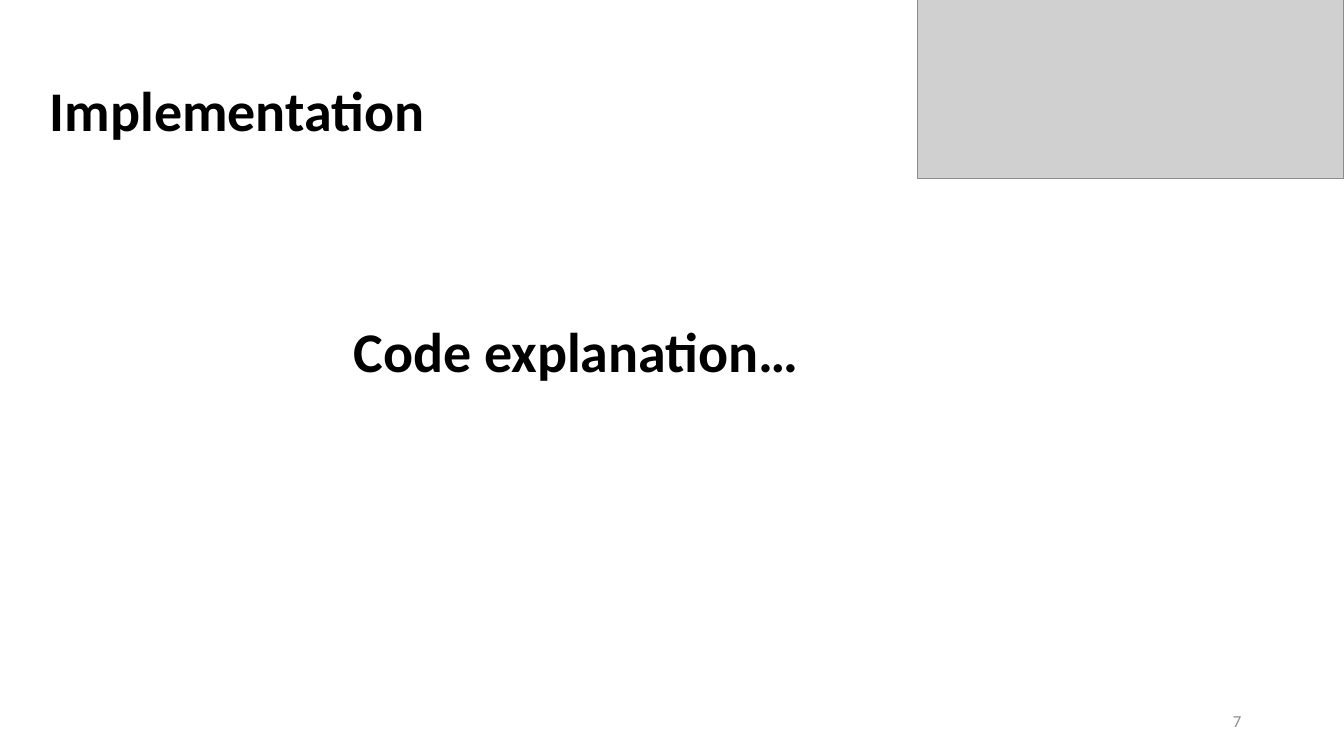
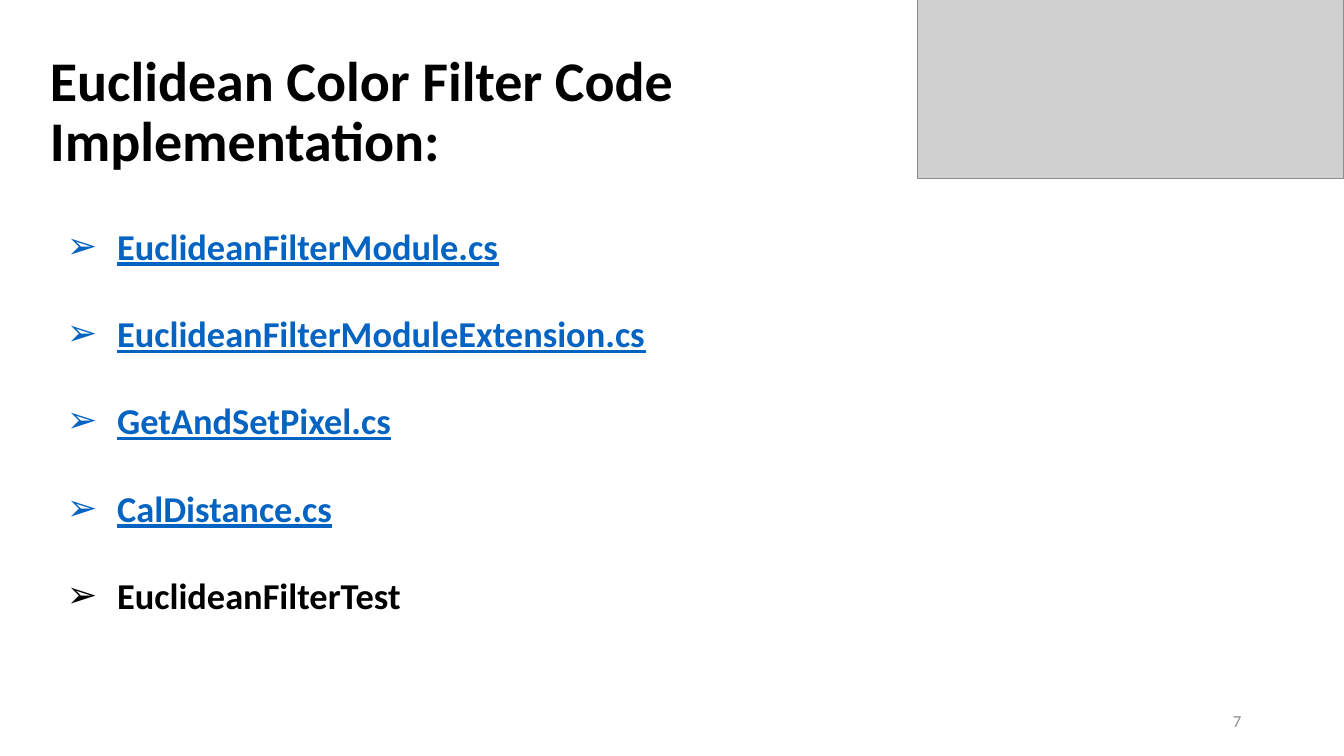
Before and after one commit to UniversityOfAppliedSciencesFrankfurt/LearningApi, a slide deck: slide 7 of LearningApi/EuclideanColorFilter/Documentation/Updated_Documents/Presentation_DeepaliBetkar.pptx. Drawn at 1344x756 pixels with LibreOffice and Linux fonts; fonts in the diff are those of the drawing; grey boxes stand for pictures. Boxes give left, top, right and bottom in pixels: in the first picture for what was removed or moved away, otherwise in the second. Text is boxed around its words. In the diff, an @@ line names an element or a change of style, - is before the commit and + after.

Commit message:
PPT added for project

```diff
--- a/LearningApi/EuclideanColorFilter/Documentation/Updated_Documents/Presentation_DeepaliBetkar.pptx
+++ b/LearningApi/EuclideanColorFilter/Documentation/Updated_Documents/Presentation_DeepaliBetkar.pptx
@@ title at <box>50,61,673,170</box>: text changed @@
-Implementation
+Euclidean Color Filter Code
+Implementation:
@@ text at <box>117,234,645,610</box>: text changed; size 40 to 26 pt; text colour #000000 to #0563C1 @@
-Code explanation…
+➢ EuclideanFilterModule.cs
+➢ EuclideanFilterModuleExtension.cs
+➢ GetAndSetPixel.cs
+➢ CalDistance.cs
+➢ EuclideanFilterTest
```
